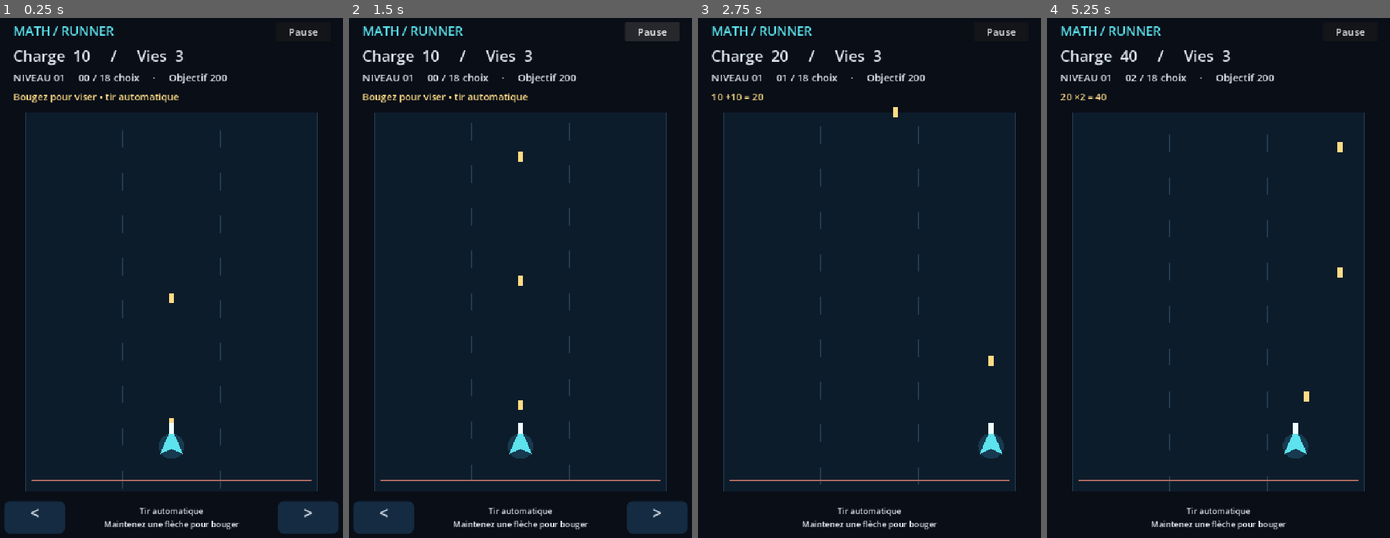
Above: before the commit, frames 1-4 (left to right).
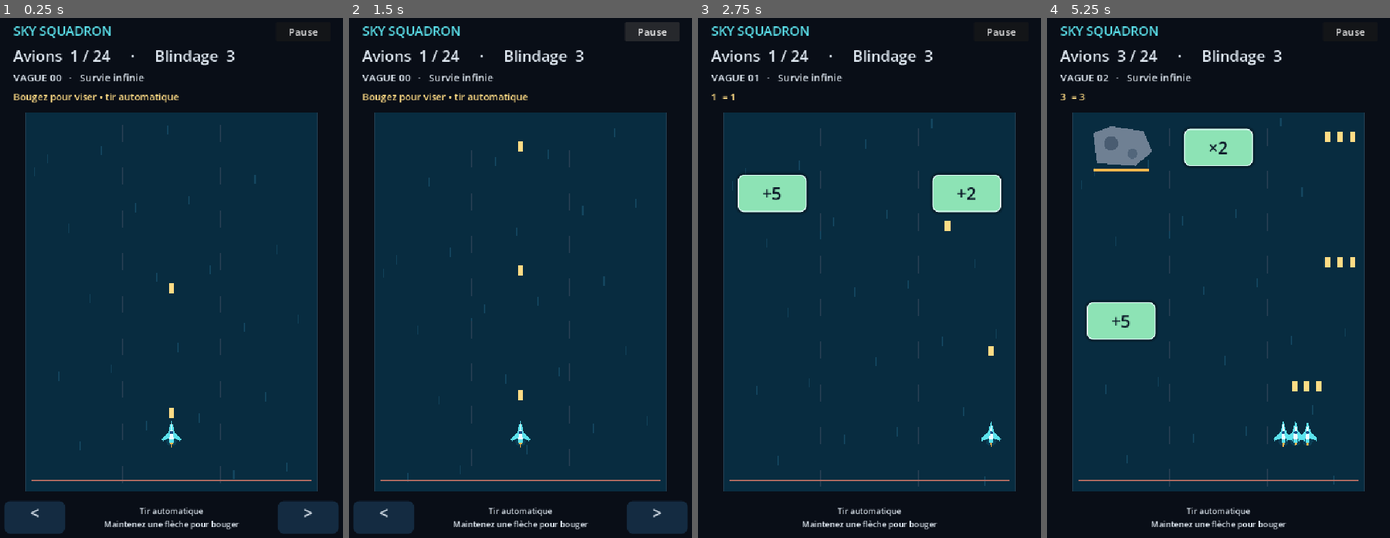
Above: after the commit, the same moments.

Repository: algerianmarketer22-alt/math-runner-godot
Game: Godot game, scene res://scenes/main.tscn
Two runs of this game, one before a commit and one after it. Both use one fixed random seed, a clock stepped at 60 frames per second and the inputs below.
Inputs (mouse positions are in pixels of both pictures, inside the frame that each line leads up to):
- Up to frame 1 (0.25 s): no input
- Up to frame 2 (1.5 s): click "Pause" at 0.5 s; click "Reprendre" at 1.25 s
- Up to frame 3 (2.75 s): move the mouse to (948, 257) at 2.02 s; hold Right (move_right) from 2.03 s (still down); hold T (toggle_touch) from 2.03 s (still down); click (948, 257) at 2.17 s
- Up to frame 4 (5.25 s): move the mouse to (1146, 309) at 2.77 s; release Right (move_right) at 2.78 s; release T (toggle_touch) at 2.78 s; hold Left (move_left) 2.78-3.53 s; tap Q at 2.85, 4.35 s; move the mouse to (1256, 163) at 3.52 s; hold T (toggle_touch) 3.53-4.28 s; hold Right (move_right) 3.53-5.03 s; move the mouse to (1201, 392) at 4.27 s; click (1201, 392) at 4.42 s; move the mouse to (1328, 366) at 5.02 s; hold Left (move_left) from 5.03 s (still down); hold T (toggle_touch) from 5.03 s (still down)

The runs differ from the first frame. In frame 1, 2.1% of the frame differs, in the area x 3-88%, y 1-91%; in frame 2, 2.5%; in frame 3, 5.0%; in frame 4, 6.7%, in the area x 3-90%, y 1-92%.

Commit message:
feat: add visible firing squadron and escalating obstacle survival

Diff:
--- a/scripts/hud.gd
+++ b/scripts/hud.gd
@@ -20,7 +20,7 @@
 	var control := Control.new()
 	control.mouse_filter = Control.MOUSE_FILTER_IGNORE
 	add_child(control)
-	var title := make_label(control, "MATH / RUNNER", Vector2(48, 24), Vector2(490, 35), 25)
+	var title := make_label(control, "SKY SQUADRON", Vector2(48, 24), Vector2(490, 35), 25)
 	title.add_theme_color_override("font_color", Color("5ce3ed"))
 	status = make_label(control, "", Vector2(48, 69), Vector2(620, 42), 30)
 	progress = make_label(control, "", Vector2(48, 119), Vector2(630, 30), 20)
@@ -52,8 +52,8 @@
 
 
 func update_status(charge: int, lives: int, resolved: int, total: int, goal: int) -> void:
-	status.text = "Charge  %d     /     Vies  %d" % [charge, lives]
-	progress.text = "NIVEAU 01     %02d / %02d choix     ·     Objectif %d" % [resolved, total, goal]
+	status.text = "Avions  %d / 24     ·     Blindage  %d" % [charge, lives]
+	progress.text = "VAGUE %02d   ·   Survie infinie" % resolved
 
 
 func show_message(text: String, can_restart: bool) -> void:
--- a/scripts/level_director.gd
+++ b/scripts/level_director.gd
@@ -5,21 +5,21 @@
 const GOAL: int = 200
 const LANES: Array[float] = [168.0, 360.0, 552.0]
 const PATTERNS: Array = [
-	[["+", 5], ["+", 10]],
-	[["+", 10], ["*", 2]],
-	[["-", 5], ["+", 5], ["+", 10]],
-	[["*", 2], ["+", 10], ["/", 2]],
-	[["+", 5], ["-", 10], ["*", 2]],
-	[["/", 2], ["+", 10], ["-", 5]],
+	[["+", 5], ["rock", 0], ["+", 2]],
+	[["rock", 0], ["*", 2], ["rock", 0]],
+	[["+", 5], ["rock", 0], ["/", 2]],
+	[["rock", 0], ["rock", 0], ["+", 10]],
+	[["*", 2], ["-", 5], ["rock", 0]],
 ]
 
 
+
 func scroll_speed(wave_index: int) -> float:
-	return 140.0 + clampi(wave_index, 0, WAVE_COUNT - 1) * 6.0
+	return minf(340.0, 100.0 + wave_index * 5.0)
 
 
 func spawn_interval(wave_index: int) -> float:
-	return 3.2 - clampi(wave_index, 0, WAVE_COUNT - 1) * 0.065
+	return maxf(1.15, 3.4 - wave_index * 0.055)
 
 
 func choices(wave_index: int) -> Array:
--- a/scripts/main.gd
+++ b/scripts/main.gd
@@ -14,7 +14,7 @@
 var hud
 var director = DIRECTOR.new()
 var active_rows: Dictionary = {}
-var charge: int = 10
+var charge: int = 1
 var lives: int = 3
 var spawned_waves: int = 0
 var resolved_waves: int = 0
@@ -85,7 +85,7 @@
 	var speed: float = director.scroll_speed(maxi(spawned_waves - 1, 0))
 	track_offset = fmod(track_offset + speed * delta, 84.0)
 	spawn_cooldown -= delta
-	if spawn_cooldown <= 0.0 and spawned_waves < director.WAVE_COUNT:
+	if spawn_cooldown <= 0.0:
 		spawn_wave()
 		spawn_cooldown = director.spawn_interval(spawned_waves - 1)
 	# Move targets first, then sweep each projectile against their current bounds.
@@ -102,9 +102,10 @@
 func fire(origin: Vector2) -> void:
 	if finished or is_paused:
 		return
-	var projectile = PROJECTILE_SCENE.instantiate()
-	projectile.position = origin
-	projectiles.add_child(projectile)
+	for offset in player.formation():
+		var projectile = PROJECTILE_SCENE.instantiate()
+		projectile.position = origin + offset
+		projectiles.add_child(projectile)
 
 
 func advance_projectiles(delta: float) -> void:
@@ -132,7 +133,7 @@
 
 
 func spawn_wave() -> void:
-	if finished or spawned_waves >= director.WAVE_COUNT:
+	if finished:
 		return
 	var row_id: int = spawned_waves
 	var choices: Array = director.choices(row_id)
@@ -142,6 +143,8 @@
 		target.row_id = row_id
 		target.operation = choices[index][0]
 		target.operand = choices[index][1]
+		target.health = 2 + row_id / 3 if target.operation == "rock" else 1
+		target.max_health = target.health
 		var lane: int = index * 2 if choices.size() == 2 else index
 		target.position = Vector2(director.LANES[lane], 240)
 		targets.add_child(target)
@@ -151,10 +154,23 @@
 func resolve_target(target: Node2D) -> void:
 	if finished or target.resolved or not active_rows.has(target.row_id):
 		return
+	target.health -= 1
+	target.queue_redraw()
+	if target.health > 0:
+		return
 	var before: int = charge
-	charge = RULES.apply(charge, target.operation, target.operand)
+	charge = clampi(RULES.apply(charge, target.operation, target.operand), 1, 24)
 	hud.feedback.text = "%d %s = %d" % [before, target.display_text(), charge]
-	close_row(target.row_id)
+	target.resolved = true
+	target.hide()
+	target.queue_free()
+	var remaining: bool = false
+	for other in targets.get_children():
+		if other.row_id == target.row_id and not other.resolved:
+			remaining = true
+	if not remaining:
+		active_rows.erase(target.row_id)
+		resolved_waves += 1
 	check_finish()
 	refresh_hud()
 
@@ -162,8 +178,16 @@
 func miss_row(row_id: int) -> void:
 	if finished or not active_rows.has(row_id):
 		return
-	lives = maxi(0, lives - 1)
-	hud.feedback.text = "Rangée manquée : −1 vie"
+	var collision: bool = false
+	for obstacle in targets.get_children():
+		if obstacle.row_id == row_id and not obstacle.resolved and obstacle.operation == "rock":
+			for offset in player.formation():
+				if absf(player.position.x + offset.x - obstacle.position.x) < 80:
+					collision = true
+	if collision:
+		lives = maxi(0, lives - 1)
+		charge = maxi(1, charge / 2)
+		hud.feedback.text = "Impact ! Escadrille divisée par deux"
 	close_row(row_id)
 	check_finish()
 	refresh_hud()
@@ -182,8 +206,7 @@
 func check_finish() -> void:
 	if lives <= 0:
 		finish(false)
-	elif spawned_waves == director.WAVE_COUNT and active_rows.is_empty():
-		finish(true)
+
 
 
 func finish(victory: bool) -> void:
@@ -192,8 +215,8 @@
 	player.active = false
 	release_movement()
 	var title: String = "NIVEAU TERMINÉ" if won else "FIN DE PARTIE"
-	var goal: String = "Objectif 200 atteint !" if charge >= director.GOAL else "Prochain défi : atteindre 200"
-	hud.show_message("%s\n\nCharge finale : %d\n%s" % [title, charge, goal], true)
+	var goal: String = "Vagues traversées : %d" % spawned_waves
+	hud.show_message("%s\n\nAvions restants : %d\n%s" % [title, charge, goal], true)
 	hud.pause_button.disabled = true
 
 
@@ -215,7 +238,7 @@
 	is_paused = false
 	clear_entities()
 	active_rows.clear()
-	charge = 10
+	charge = 1
 	lives = 3
 	spawned_waves = 0
 	resolved_waves = 0
@@ -246,11 +269,17 @@
 
 
 func refresh_hud() -> void:
-	hud.update_status(charge, lives, resolved_waves, director.WAVE_COUNT, director.GOAL)
+	player.squad_size = charge
+	player.queue_redraw()
+	hud.update_status(charge, lives, spawned_waves, director.WAVE_COUNT, director.GOAL)
 
 
 func _draw() -> void:
-	draw_rect(Rect2(72, 202, 576, 746), Color("0d1c2b"))
+	draw_rect(Rect2(72, 202, 576, 746), Color("082c40"))
+	for i in range(24):
+		var px: float = 90 + fmod(i * 173.0, 540)
+		var py: float = 210 + fmod(i * 97.0 + track_offset * 4, 720)
+		draw_line(Vector2(px, py), Vector2(px, py + 18), Color(0.3, 0.8, 1.0, 0.16), 2)
 	for x in [72.0, 648.0]:
 		draw_line(Vector2(x, 202), Vector2(x, 948), Color("28455b"), 3)
 	for x in [264.0, 456.0]:
--- a/scripts/math_target.gd
+++ b/scripts/math_target.gd
@@ -5,6 +5,8 @@
 var operation: String = "+"
 var operand: int = 5
 var resolved: bool = false
+var health: int = 1
+var max_health: int = 1
 
 
 func _ready() -> void:
@@ -20,6 +22,8 @@
 
 
 func display_text() -> String:
+	if operation == "rock":
+		return ""
 	var symbol: String = operation
 	match operation:
 		"*": symbol = "×"
@@ -37,6 +41,13 @@
 
 
 func _draw() -> void:
+	if operation == "rock":
+		draw_colored_polygon(PackedVector2Array([Vector2(-55,-28),Vector2(-20,-42),Vector2(44,-32),Vector2(61,8),Vector2(28,36),Vector2(-48,31)]), Color("6f8093"))
+		draw_circle(Vector2(-20,-8), 14, Color("495c71"))
+		draw_circle(Vector2(22,12), 10, Color("52667b"))
+		draw_rect(Rect2(-55,43,110,5), Color("243448"))
+		draw_rect(Rect2(-55,43,110.0 * health / max_health,5), Color("ffb84d"))
+		return
 	var color := Color("8de3b5") if is_bonus() else Color("fa9b87")
 	draw_style_box(card_style(color), Rect2(-SIZE / 2.0, SIZE))
 
@@ -44,6 +55,10 @@
 func card_style(color: Color) -> StyleBoxFlat:
 	var style := StyleBoxFlat.new()
 	style.bg_color = color
+	style.border_color = Color("e9ffff")
+	style.set_border_width_all(2)
+	style.shadow_color = Color(0,0,0,0.4)
+	style.shadow_size = 6
 	style.corner_radius_top_left = 12
 	style.corner_radius_top_right = 12
 	style.corner_radius_bottom_left = 12
--- a/scripts/player.gd
+++ b/scripts/player.gd
@@ -21,10 +21,23 @@
 		fire_cooldown = FIRE_INTERVAL
 
 
+var squad_size: int = 1
+
+func formation() -> Array[Vector2]:
+	var positions: Array[Vector2] = []
+	for i in range(squad_size):
+		var column: int = i % 5
+		var row: int = i / 5
+		var width: int = mini(5, squad_size - row * 5)
+		positions.append(Vector2((column - (width - 1) / 2.0) * 24, row * 15 - 20))
+	return positions
+
 func _draw() -> void:
-	# Deliberately static shapes: gameplay before animation or effects.
-	draw_circle(Vector2(0, 4), 25, Color("173a50"))
-	draw_colored_polygon(PackedVector2Array([
-		Vector2(0, -32), Vector2(23, 20), Vector2(0, 9), Vector2(-23, 20)
-	]), Color("5ce3ed"))
-	draw_rect(Rect2(-5, -43, 10, 22), Color("efffff"))
+	for offset in formation():
+		draw_set_transform(offset)
+		draw_circle(Vector2(0, 14), 10, Color(0.1, 0.8, 1, 0.12))
+		draw_colored_polygon(PackedVector2Array([Vector2(-4, 10), Vector2(0, 27), Vector2(4, 10)]), Color("ffb84d"))
+		draw_colored_polygon(PackedVector2Array([Vector2(0,-26), Vector2(6,-4), Vector2(19,9), Vector2(18,14), Vector2(4,8), Vector2(4,18), Vector2(-4,18), Vector2(-4,8), Vector2(-18,14), Vector2(-19,9), Vector2(-6,-4)]), Color("5ce3ed"))
+		draw_colored_polygon(PackedVector2Array([Vector2(0,-21), Vector2(4,10), Vector2(-4,10)]), Color("edfaff"))
+		draw_circle(Vector2(0,-3), 3, Color("174f88"))
+	draw_set_transform(Vector2.ZERO)
--- a/tests/test_game.gd
+++ b/tests/test_game.gd
@@ -1,96 +1,50 @@
 extends SceneTree
-
-var checks: int = 0
 var failures: int = 0
-
-
 func _initialize() -> void:
 	run.call_deferred()
-
-
+func check(value: bool, message: String) -> void:
+	if not value:
+		failures += 1
+		push_error(message)
 func run() -> void:
-	if not FileAccess.file_exists("res://scenes/main.tscn"):
-		check(false, "Le niveau jouable doit exister")
-		quit(1)
-		return
 	var game = load("res://scenes/main.tscn").instantiate()
 	root.add_child(game)
 	await process_frame
 	game.set_physics_process(false)
-	check(game.charge == 10 and game.lives == 3, "État initial")
-	var player = game.player
-	check(player.position.x == 360.0, "Départ au centre")
-	Input.action_press("move_left")
-	player._physics_process(0.2)
-	Input.action_release("move_left")
-	check(player.position.x < 360.0, "Commande clavier gauche")
-	Input.action_press("move_right")
-	player._physics_process(10.0)
-	Input.action_release("move_right")
-	check(player.position.x <= 600.0, "Limite de la piste")
+	game.player.set_physics_process(false)
+	check(game.charge == 1, "Un avion initial")
+	game.spawn_wave()
+	var bonus = game.targets.get_child(0)
+	game.resolve_target(bonus)
+	check(game.charge == 6 and game.player.formation().size() == 6, "+5 ajoute cinq avions")
 	game.clear_entities()
-	player.position.x = 360.0
-	player._physics_process(0.5)
-	check(game.projectiles.get_child_count() > 0, "Tir automatique sans bouton")
-	game.clear_entities()
+	game.fire(game.player.position)
+	check(game.projectiles.get_child_count() == 6, "Chaque avion tire")
 	game.spawn_wave()
-	var target = game.targets.get_child(0)
-	var row_id: int = target.row_id
-	var operation: String = target.operation
-	var operand: int = target.operand
-	game.resolve_target(target)
-	check(game.charge == load("res://scripts/math_rules.gd").apply(10, operation, operand), "Calcul via une cible réelle")
-	var after: int = game.charge
-	game.resolve_target(target)
-	check(game.charge == after and game.resolved_waves == 1, "Une seule opération par rangée")
-	check(not game.active_rows.has(row_id), "Choix exclusif")
-	await process_frame
+	var multiply = game.targets.get_child(1)
+	game.resolve_target(multiply)
+	check(game.charge == 12, "x2 double l'escadrille")
+	var rock = game.targets.get_child(0)
+	game.resolve_target(rock)
+	check(game.charge == 12 and rock.health == 1, "Obstacle résistant sans bonus")
+	game.resolve_target(rock)
+	check(rock.resolved and game.charge == 12, "Obstacle détruit sans puissance gagnée")
+	game.spawned_waves = 30
+	game.spawn_wave()
+	check(game.spawned_waves == 31 and not game.finished, "Survie après 18 vagues")
+	check(game.director.scroll_speed(30) > game.director.scroll_speed(0), "Accélération")
+	check(game.director.spawn_interval(30) < game.director.spawn_interval(0), "Densité croissante")
 	game.restart()
-	game.set_physics_process(false)
 	game.spawn_wave()
-	target = game.targets.get_child(0)
-	var shot = game.PROJECTILE_SCENE.instantiate()
-	shot.position = target.position + Vector2(0, 130)
-	game.projectiles.add_child(shot)
-	game.advance_projectiles(0.25)
-	check(game.resolved_waves == 1, "Collision balayée : un tir rapide touche la cible")
-	await process_frame
+	game.player.position.x = 360
+	game.miss_row(0)
+	check(game.lives == 2, "Collision avec obstacle coûte un blindage")
 	game.restart()
-	game.set_physics_process(false)
-	for index in range(3):
-		game.spawn_wave()
-		var row: int = game.targets.get_child(game.targets.get_child_count() - 1).row_id
-		game.miss_row(row)
-	check(game.finished and not game.won and game.lives == 0, "Défaite après trois rangées manquées")
-	game.restart()
-	game.set_physics_process(false)
-	check(not game.finished and game.charge == 10 and game.resolved_waves == 0, "Redémarrage complet")
-	var first_speed: float = game.director.scroll_speed(0)
-	check(game.director.scroll_speed(17) > first_speed, "Vitesse progressive")
-	check(game.director.spawn_interval(17) < game.director.spawn_interval(0), "Fréquence progressive")
-	for index in range(game.director.WAVE_COUNT):
-		game.spawn_wave()
-		var chosen = game.targets.get_child(game.targets.get_child_count() - 1)
-		game.resolve_target(chosen)
-	check(game.finished and game.won, "Victoire après 18 choix résolus")
-	check(game.spawned_waves == 18, "Niveau fini sans génération infinie")
-	game.restart()
-	game.set_physics_process(false)
-	game.toggle_pause()
-	check(paused and game.is_paused, "Pause")
-	game.toggle_pause()
-	check(not paused and not game.is_paused, "Reprise")
-	check(InputMap.has_action("move_left") and InputMap.has_action("move_right"), "InputMap clavier partagé avec le tactile")
-	check(game.hud.touch_left.action == "move_left", "Tactile gauche natif")
-	check(game.hud.touch_right.action == "move_right", "Tactile droit natif")
+	game.spawn_wave()
+	game.player.position.x = 120
+	game.miss_row(0)
+	check(game.lives == 3, "Obstacle esquivé ne blesse pas")
 	game.queue_free()
 	await process_frame
-	print("Jeu : %d vérifications, %d échecs" % [checks, failures])
+	print("Escadrille : 11 vérifications, %d échecs" % failures)
 	quit(1 if failures else 0)
-
-
-func check(condition: bool, message: String) -> void:
-	checks += 1
-	if not condition:
-		failures += 1
-		push_error("FAIL: " + message)
--- a/tests/test_level.gd
+++ b/tests/test_level.gd
@@ -1,39 +1,20 @@
 extends SceneTree
-## Play the real physics loop with keyboard actions, without rendering.
-
-
 func _initialize() -> void:
 	run.call_deferred()
-
-
 func run() -> void:
 	var game = load("res://scenes/main.tscn").instantiate()
 	root.add_child(game)
-	await process_frame
-	var frames: int = 0
-	while not game.finished and frames < 4800:
-		var closest = null
-		for target in game.targets.get_children():
-			if target.resolved:
-				continue
-			if closest == null or target.row_id < closest.row_id:
-				closest = target
-			elif target.row_id == closest.row_id:
-				var rules = load("res://scripts/math_rules.gd")
-				if rules.apply(game.charge, target.operation, target.operand) > rules.apply(game.charge, closest.operation, closest.operand):
-					closest = target
-		Input.action_release("move_left")
-		Input.action_release("move_right")
-		if closest != null:
-			var difference: float = closest.position.x - game.player.position.x
-			if absf(difference) > 9.0:
-				Input.action_press("move_right" if difference > 0 else "move_left")
+	for frame in range(3600):
+		if game.finished:
+			game.restart()
+		if frame % 120 == 0:
+			Input.action_release("move_left")
+			Input.action_release("move_right")
+			Input.action_press("move_left" if frame % 240 == 0 else "move_right")
 		await physics_frame
-		frames += 1
-	var success: bool = game.finished and game.won and game.resolved_waves == 18
-	print("Niveau physique : %d images, %d/18 rangées, charge %d, vies %d, victoire %s" % [frames, game.resolved_waves, game.charge, game.lives, game.won])
-	if not success:
-		push_error("Le pilote doit finir le niveau par les vraies commandes et collisions")
+		assert(game.charge >= 1 and game.charge <= 24)
+		assert(game.projectiles.get_child_count() < 1500)
+	print("Survie : 3600 images physiques, effectif et projectiles bornés")
 	game.queue_free()
 	await process_frame
-	quit(0 if success else 1)
+	quit()
--- a/tests/test_touch.gd
+++ b/tests/test_touch.gd
@@ -35,7 +35,7 @@
 	check(not game.is_paused, "Reprise tactile après perte de focus")
 	game.finish(false)
 	await tap(Vector2(360, 680))
-	check(not game.finished and game.charge == 10, "Bouton Rejouer utilisable au doigt")
+	check(not game.finished and game.charge == 1, "Bouton Rejouer utilisable au doigt")
 	game.queue_free()
 	await process_frame
 	print("Tactile : %d vérifications, %d échecs" % [checks, failures])
